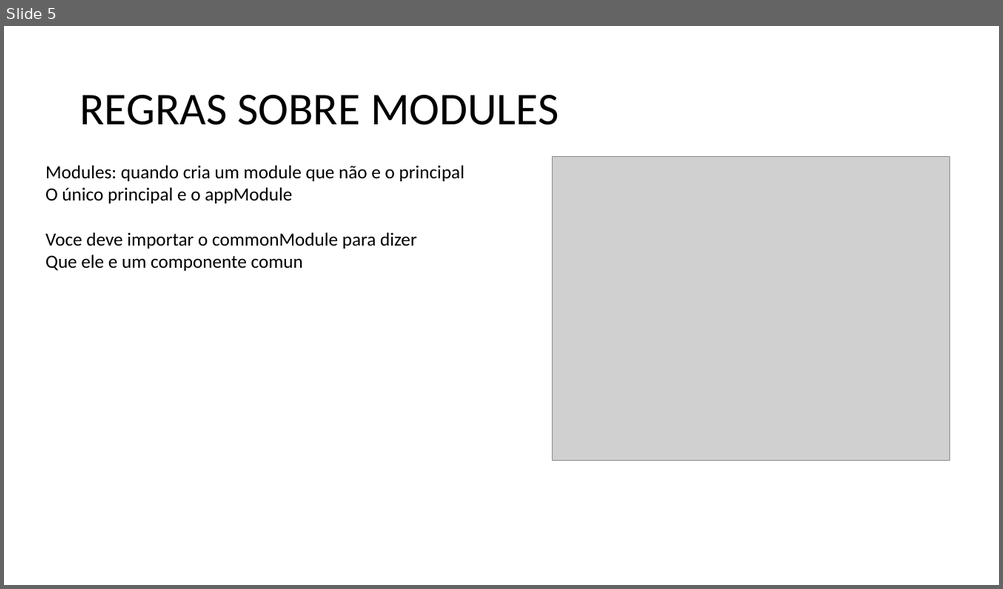
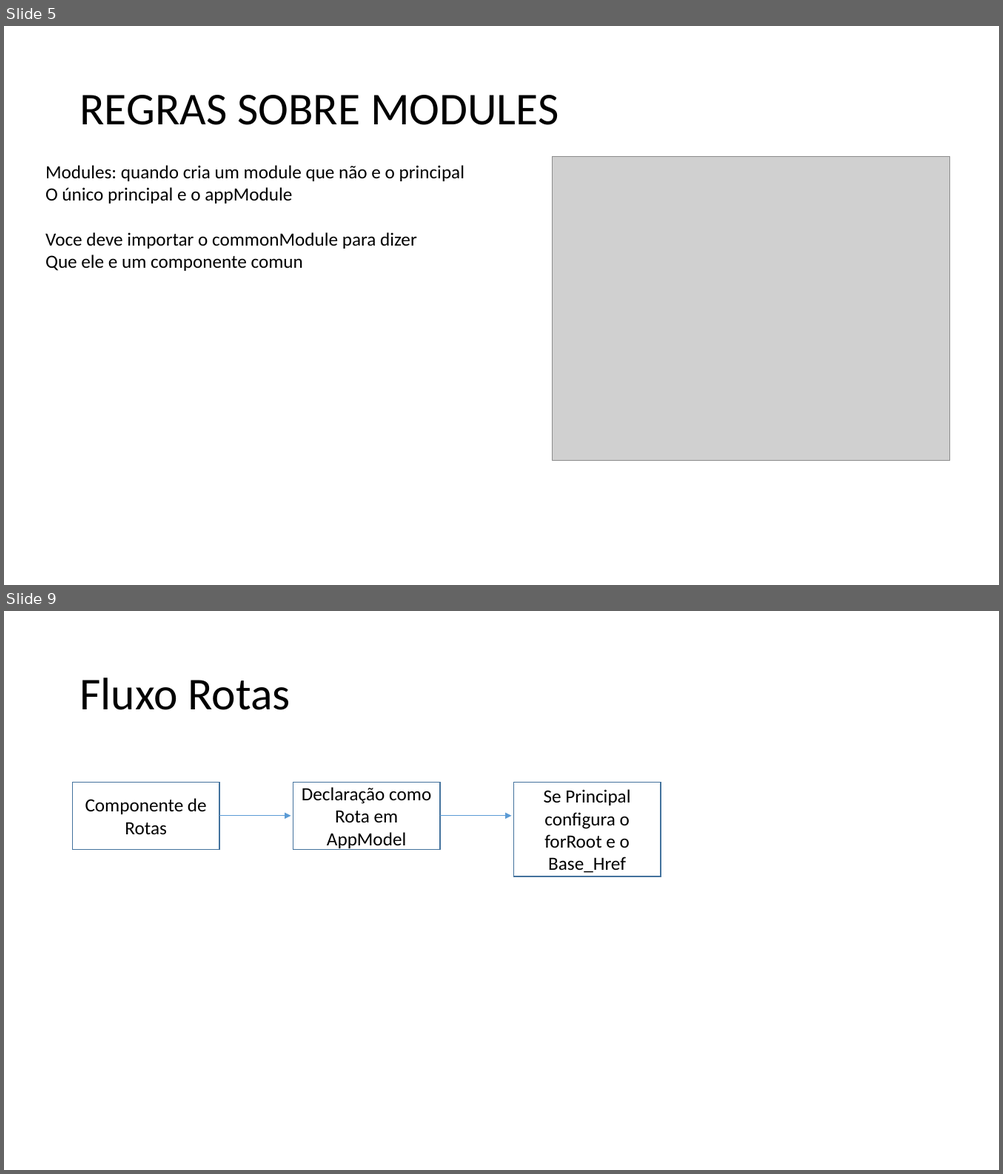
Before and after one commit to antonio2911/AngularDevIo, a slide deck: Mapas.pptx. Shown one above the other, each under a label of ours: slide 5 before the commit, slides 5 and 9 after it; the slides between them are not shown. The pictures are 1003x589 and 1003x1174 pixels, drawn with LibreOffice and Linux fonts; fonts in the diff are those of the drawing; grey boxes stand for pictures. Boxes give left, top, right and bottom in pixels: in the first picture for what was removed or moved away, otherwise in the second. Text is boxed around its words. In the diff, an @@ line names an element or a change of style, - is before the commit and + after.

Commit message:
Criação Arquivo De Rotas Principal e Declaracao dos components home footer menu contato e sobre

```diff
--- a/Mapas.pptx
+++ b/Mapas.pptx
@@ slide 9 added at <box>4,611,999,1170</box>, background #FFFFFF @@
@@ title added at <box>79,678,290,710</box>, 44 pt, text #000000 @@
+Fluxo Rotas
@@ rectangle added at <box>73,783,219,850</box>, outline #43739E 1 pt, 18 pt, text #000000 @@
+Componente de Rotas
@@ rectangle added at <box>293,783,440,850</box>, outline #43739E 1 pt, 18 pt, text #000000 @@
+Declaração como Rota em AppModel
@@ rectangle added at <box>514,783,660,877</box>, outline #43739E 1 pt, 18 pt, text #000000 @@
+Se Principal configura o forRoot e o Base_Href
@@ arrow added from (219, 816) to (291, 816), #5B9BD5 0.5 pt @@
@@ arrow added from (440, 816) to (512, 816), #5B9BD5 0.5 pt @@
```
Also in this commit, not shown: 3 other slides added, 14 other files.
